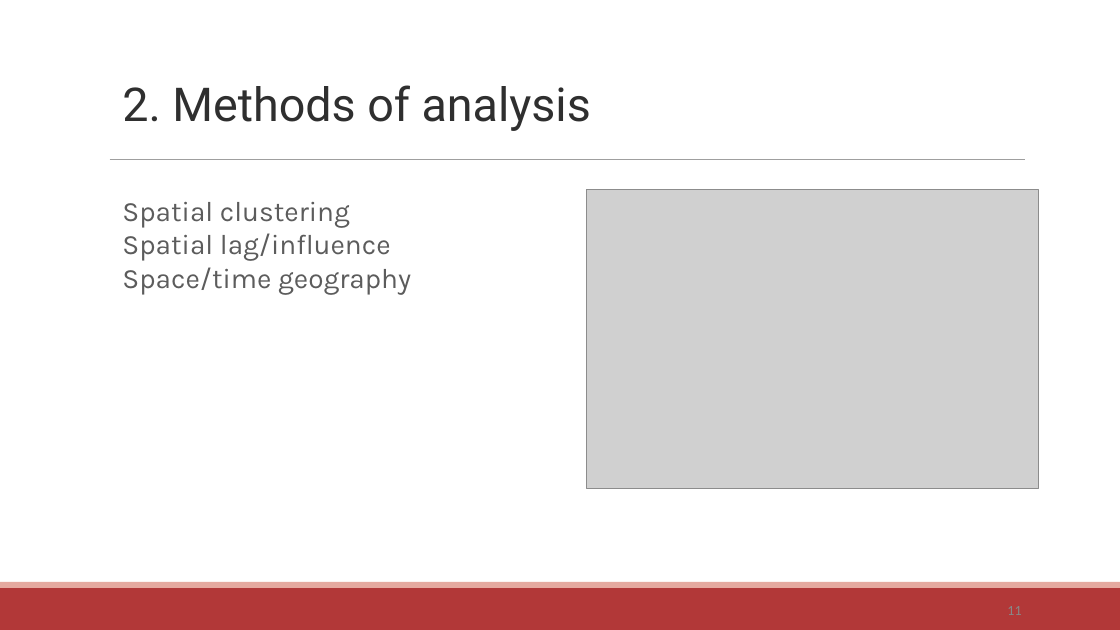
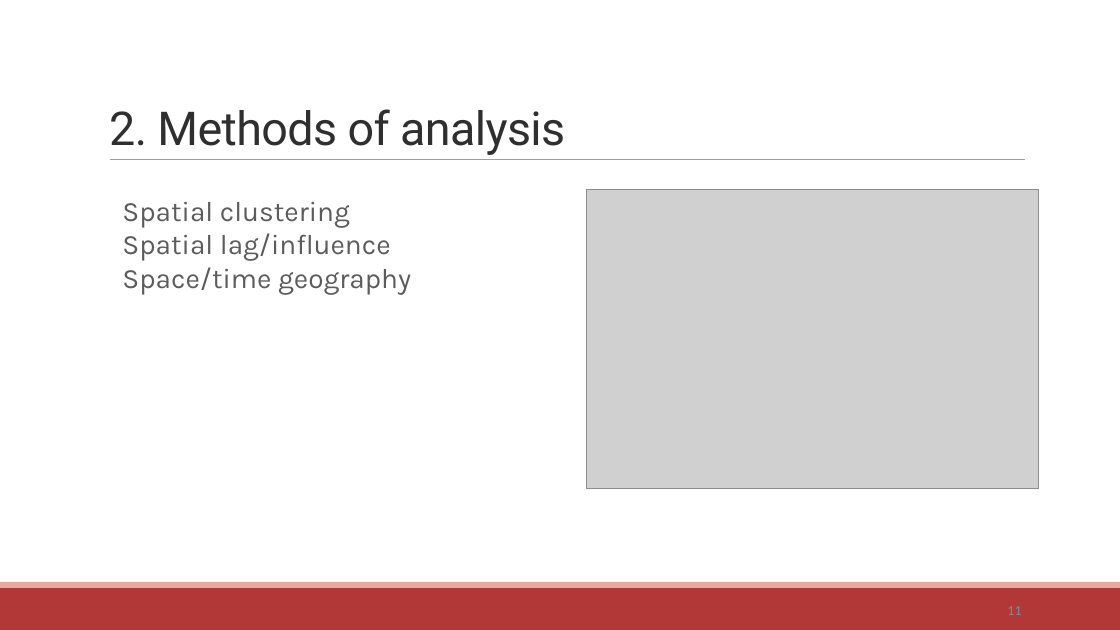
Before and after one commit to communitymaplab/geog4300_datascience, a slide deck: slide 11 of in_class_slides/geog4300_L02-Data science and coding.pptx. Drawn at 1120x630 pixels with LibreOffice and Linux fonts; fonts in the diff are those of the drawing; grey boxes stand for pictures. Boxes give left, top, right and bottom in pixels: in the first picture for what was removed or moved away, otherwise in the second. Text is boxed around its words. In the diff, an @@ line names an element or a change of style, - is before the commit and + after.

```diff
--- a/in_class_slides/geog4300_L02-Data science and coding.pptx
+++ b/in_class_slides/geog4300_L02-Data science and coding.pptx
@@ title "2. Methods of analysis" moved from (x1=122, y1=85, x2=591, y2=131) to (x1=109, y1=109, x2=565, y2=155) @@
@@ title "2. Methods of analysis" at (x1=109, y1=109, x2=565, y2=155): letter spacing 0 to -0.5 pt; line spacing 1 to 0.85; vertical alignment top to bottom @@
```
Also in this commit, not shown: 14 other slides changed, 1 other file.
